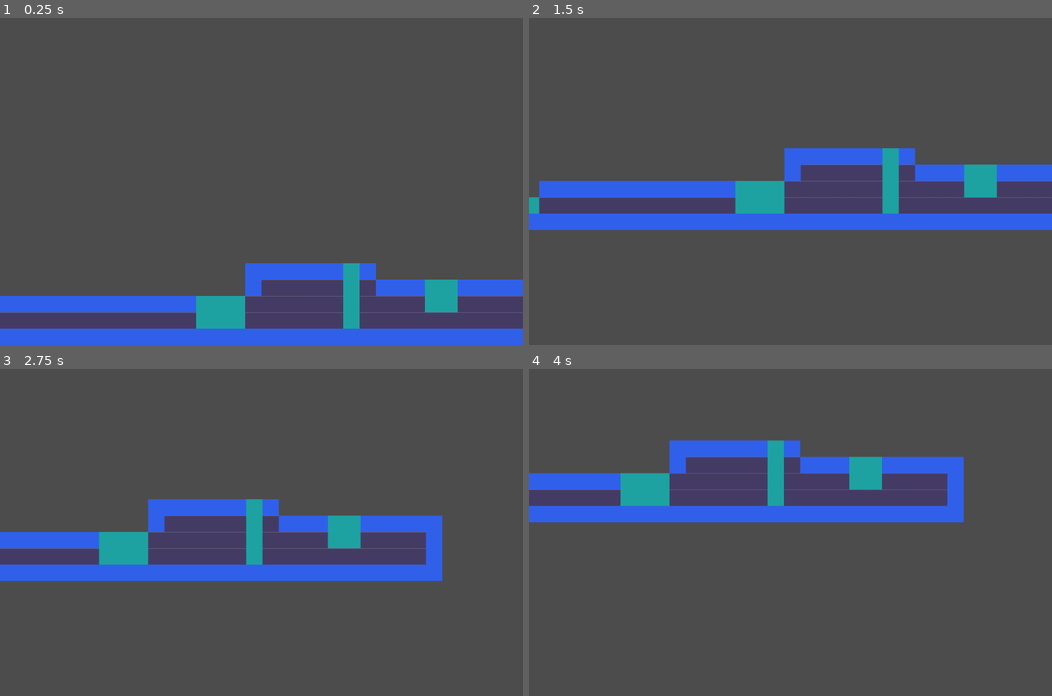
Above: before the commit, frames 1-4 (two rows, left to right).
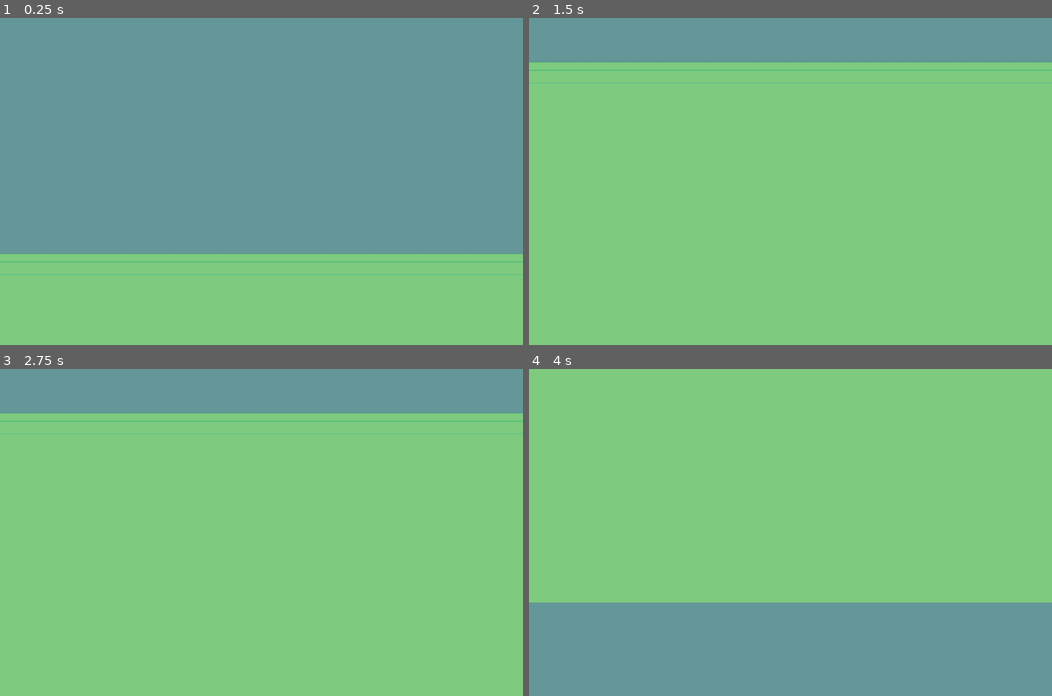
Above: after the commit, the same moments.

Repository: kushurox/GameTestMechanics
Game: Godot game, scene res://Scenes/generation.tscn
Same seed, same stepped clock (60 frames per second), same inputs: the game is played once before the commit and once after it.
Inputs:
- Up to frame 1 (0.25 s): no input
- Up to frame 2 (1.5 s): tap Enter at 0.5 s; hold S (camera_down) 0.53-1.28 s; tap A (camera_left) at 1.35 s
- Up to frame 3 (2.75 s): tap Space at 2 s; hold D (camera_right) from 2.03 s (still down)
- Up to frame 4 (4 s): release D (camera_right) at 2.78 s; tap W (camera_up) at 2.85 s; tap Enter at 3.5 s; hold S (camera_down) from 3.53 s (still down)

The runs differ from the first frame. In frame 1, 100% of the frame differs, in the area x 0-100%, y 0-100%; in frame 2, 100%; in frame 3, 100%; in frame 4, 100%.

Commit message:
I Love this Shader

Diff:
--- /dev/null
+++ b/Scenes/ShaderTesting.tscn
@@ -0,0 +1,26 @@
+[gd_scene load_steps=4 format=2]
+
+[ext_resource path="res://assets/water.jpg" type="Texture" id=1]
+
+[sub_resource type="Shader" id=1]
+code = "shader_type canvas_item;
+
+//void fragment()
+//{
+//	COLOR = vec4(0.2, 1, 1, .7);
+//}
+
+void vertex()
+{
+//	VERTEX += vec2(abs(cos(TIME)), abs(sin(TIME)));
+	COLOR = vec4(VERTEX.x*(1.-abs(cos(TIME))), VERTEX.y,0, 1);
+}"
+
+[sub_resource type="ShaderMaterial" id=2]
+shader = SubResource( 1 )
+
+[node name="Node2D" type="Node2D"]
+
+[node name="Sprite" type="Sprite" parent="."]
+material = SubResource( 2 )
+texture = ExtResource( 1 )
--- a/Scenes/generation.tscn
+++ b/Scenes/generation.tscn
@@ -1,18 +1,31 @@
-[gd_scene load_steps=4 format=2]
+[gd_scene load_steps=5 format=2]
 
 [ext_resource path="res://assets/generation.tres" type="TileSet" id=1]
 [ext_resource path="res://scripts/terrains/Puddles.gd" type="Script" id=2]
 [ext_resource path="res://scripts/CameraController.gd" type="Script" id=3]
+[ext_resource path="res://assets/background.png" type="Texture" id=4]
 
 [node name="Node2D" type="Node2D"]
 script = ExtResource( 3 )
+speed = 500
 
 [node name="TileMap" type="TileMap" parent="."]
 tile_set = ExtResource( 1 )
 cell_size = Vector2( 32, 32 )
 format = 1
 script = ExtResource( 2 )
+width = 2000
+height = 2000
 
 [node name="Camera2D" type="Camera2D" parent="."]
 position = Vector2( 512, 320 )
 current = true
+
+[node name="ParallaxBackground" type="ParallaxBackground" parent="."]
+
+[node name="ParallaxLayer" type="ParallaxLayer" parent="ParallaxBackground"]
+motion_mirroring = Vector2( 1024, 1024 )
+
+[node name="Sprite" type="Sprite" parent="ParallaxBackground/ParallaxLayer"]
+texture = ExtResource( 4 )
+centered = false
--- a/scripts/CameraController.gd
+++ b/scripts/CameraController.gd
@@ -2,7 +2,7 @@
 
 
 onready var camera = get_node("Camera2D")
-var speed = 300
+export var speed = 300
 
 func _ready():
 	set_process(true)
